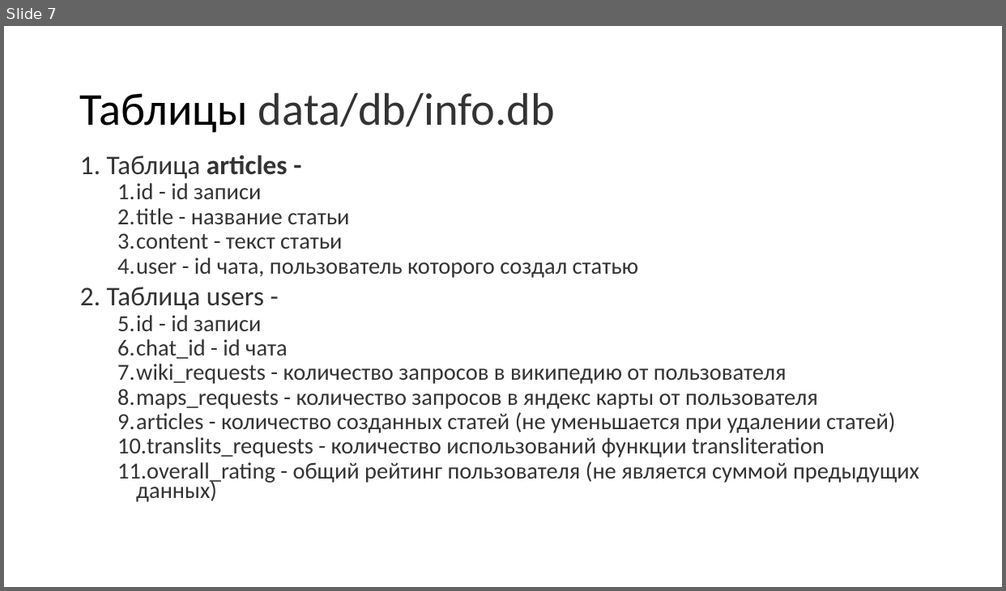
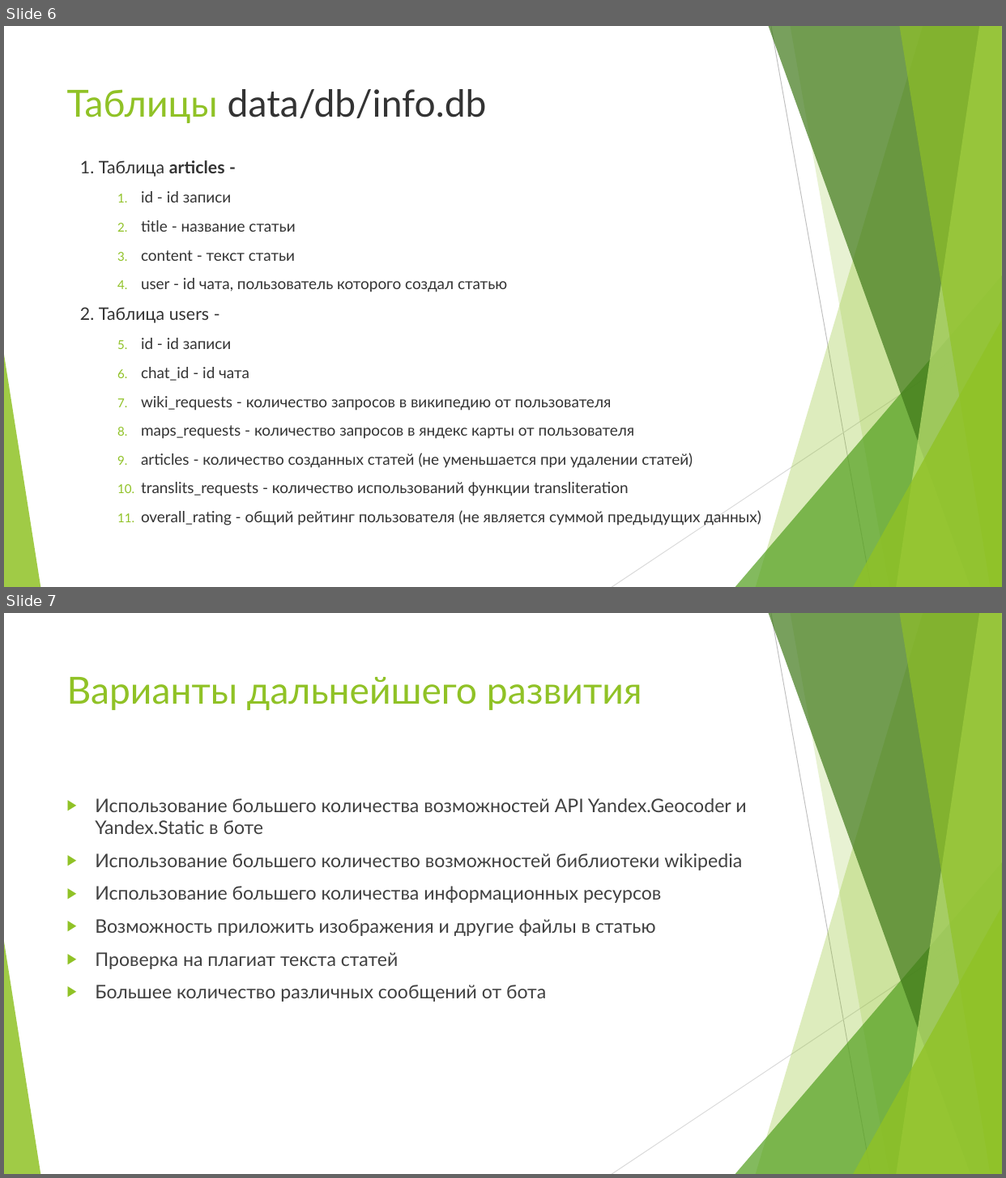
Before and after one commit to Konstantin-Kalug/Chat_bot, a slide deck: защита.pptx. Shown one above the other, each under a label of ours: slide 7 before the commit, slides 6 and 7 after it. The pictures are 1006x591 and 1006x1178 pixels, drawn with LibreOffice and Linux fonts; fonts in the diff are those of the drawing. Boxes give left, top, right and bottom in pixels: in the first picture for what was removed or moved away, otherwise in the second. Text is boxed around its words. In the diff, an @@ line names an element or a change of style, - is before the commit and + after.

```diff
--- a/защита.pptx
+++ b/защита.pptx
@@ slide 7 added at bbox=[4, 613, 1002, 1174], background #FFFFFF; not listed: 10 template elements that a slide beside it also shows @@
@@ title added at bbox=[67, 677, 642, 710], 36 pt, text #90C226 @@
+Варианты дальнейшего развития
@@ text added at bbox=[95, 798, 746, 1002], 18 pt, text #404040 @@
+▶ Использование большего количества возможностей API Yandex.Geocoder и Yandex.Static в боте
+▶ Использование большего количество возможностей библиотеки wikipedia
+▶ Использование большего количества информационных ресурсов
+▶ Возможность приложить изображения и другие файлы в статью
+▶ Проверка на плагиат текста статей
+▶ Большее количество различных сообщений от бота
@@ what was slide 7 is now slide 6 @@
@@ slide 6 changed as well @@
@@ title "Таблицы data/db/info.db": place and size @@
-title "Таблицы data/db/info.db" at bbox=[80, 92, 555, 133]
+title "Таблицы data/db/info.db" at bbox=[67, 89, 487, 123]
@@ title "Таблицы data/db/info.db" at bbox=[67, 89, 487, 123]: size 44 to 36 pt, font Calibri to Lato; text colour #000000 to #90C226 in "Таблицы"; line spacing 0.9 to 1; vertical alignment middle to top @@
@@ text "1. Таблица articles -" at bbox=[80, 160, 761, 526]: size 25.9 to 16.6 pt in "1. Таблица articles -", "2. Таблица users -"; font Calibri to Lato, size 22.2 to 14.8 pt; line spacing 0.7 to 1; indent changed; more space between paragraphs @@
@@ group added at bbox=[4, 26, 1002, 587]: 5 freeform shapes, 3 triangles, 2 lines @@
```
Also in this commit, not shown: 6 other slides changed, 1 slide removed, 2 other files.
